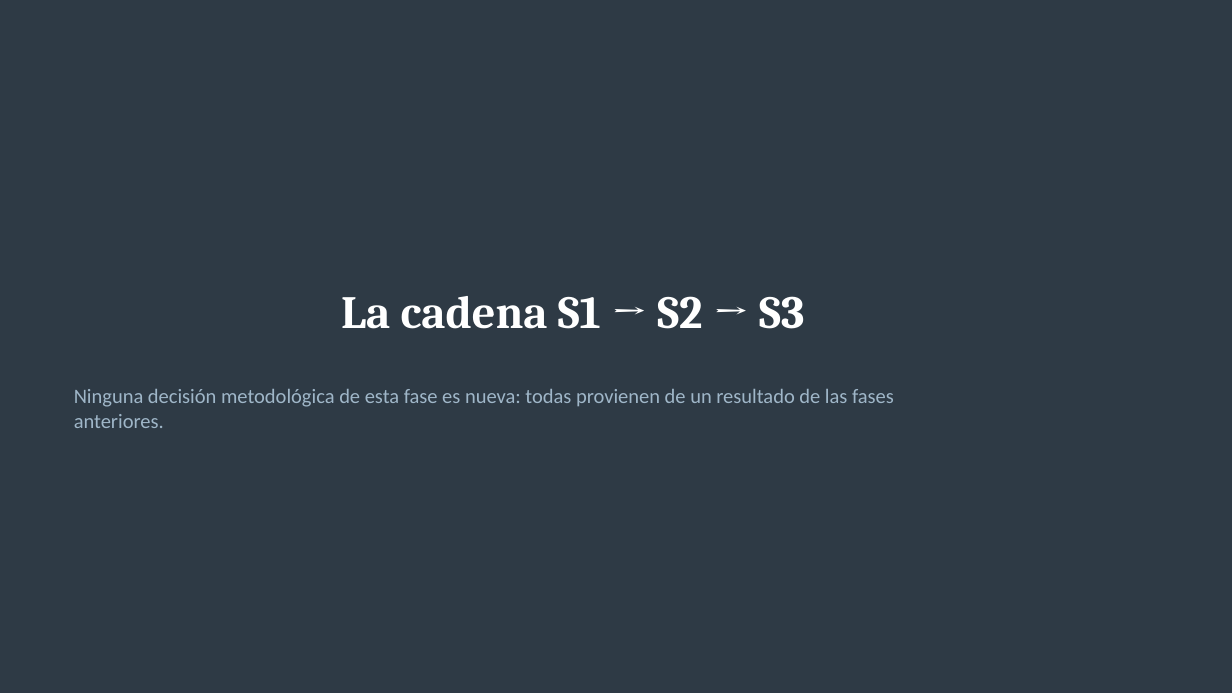
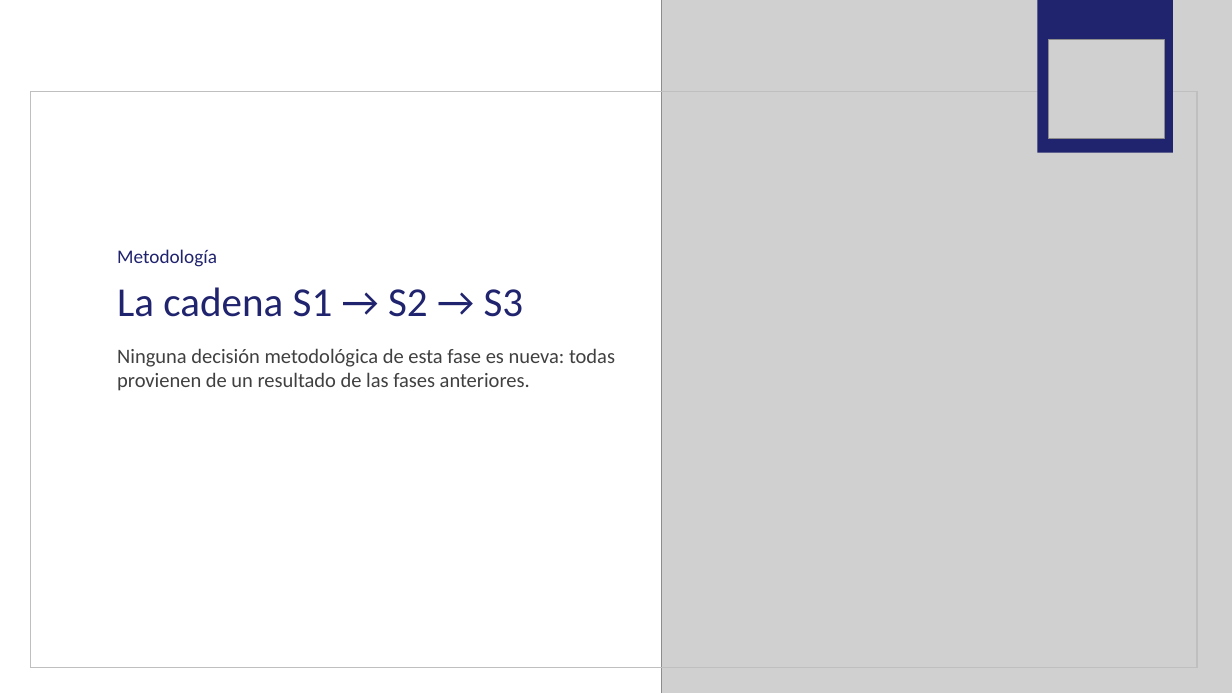
Before and after one commit to santunez75/analisis-desercion, a slide deck: slide 3 of S3/presentacion/Sumativa3_Presentacion_Grupo4.pptx. Drawn at 1232x693 pixels with LibreOffice and Linux fonts; fonts in the diff are those of the drawing; grey boxes stand for pictures. Boxes give left, top, right and bottom in pixels: in the first picture for what was removed or moved away, otherwise in the second. Text is boxed around its words. In the diff, an @@ line names an element or a change of style, - is before the commit and + after.

```diff
--- a/S3/presentacion/Sumativa3_Presentacion_Grupo4.pptx
+++ b/S3/presentacion/Sumativa3_Presentacion_Grupo4.pptx
@@ background #2E3A45 to #FFFFFF @@
@@ picture added at <box>662,0,1232,693</box> @@
@@ rectangle added at <box>1038,0,1173,152</box>, fill #20236D @@
@@ picture added at <box>1049,40,1165,138</box> @@
@@ rectangle added at <box>30,91,1198,667</box>, outline #BFBFBF 1 pt @@
@@ text "Metodología": place and size @@
-text "Metodología" at <box>74,389,894,428</box>
+text "Metodología" at <box>117,249,615,391</box>
@@ text at <box>117,249,524,317</box>: paragraphs added @@
+Metodología
+La cadena S1 → S2 → S3
@@ title removed at <box>341,296,804,329</box> @@
-La cadena S1 → S2 → S3
@@ text at <box>117,348,615,391</box>: text colour #9FB6C8 to #404040 in "Ninguna decisión metodológica de esta fase es ..."; alignment left to justified; more space between paragraphs @@
```
Also in this commit, not shown: 13 other slides changed, 1 slide added.
